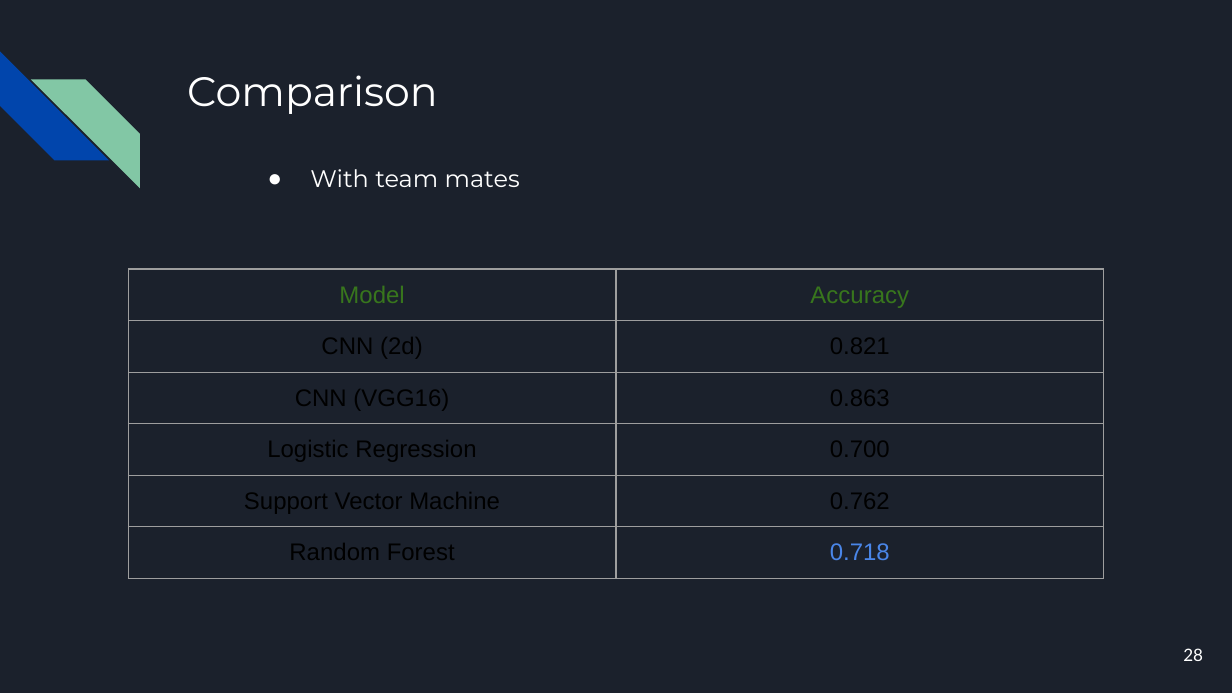
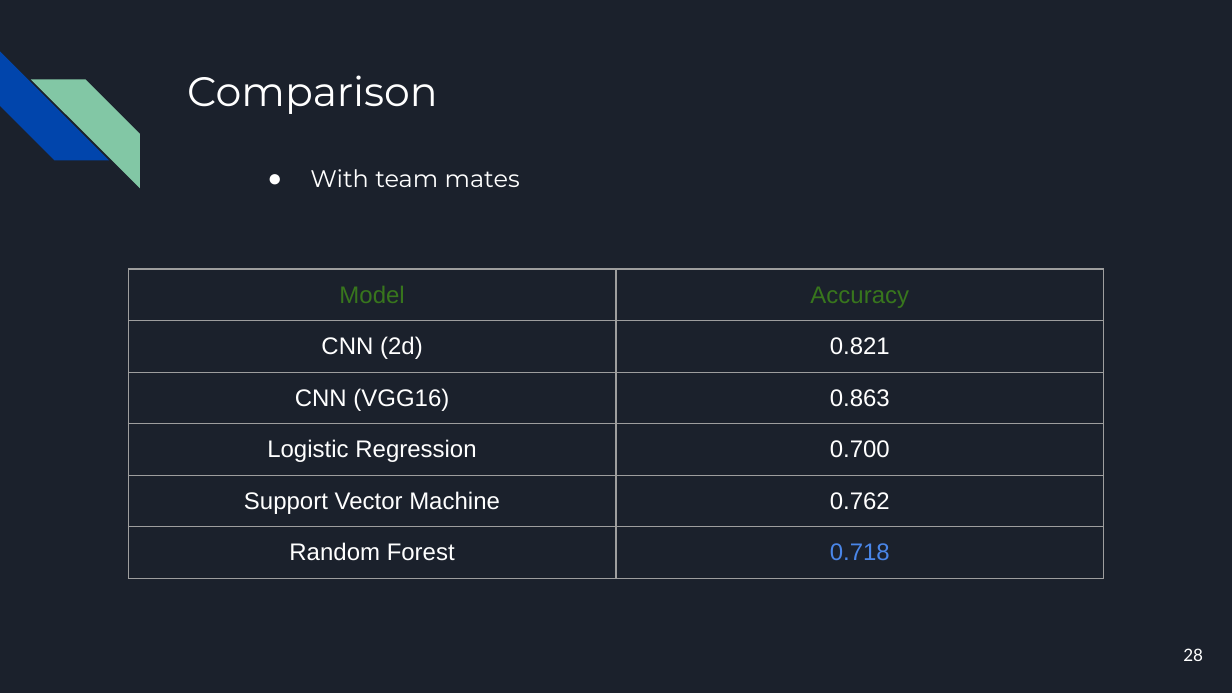
Before and after one commit to juneju-darad/CSE465, a slide deck: slide 28 of M. J. Darad # 1620520042/465_final_project.pptx. Drawn at 1232x693 pixels with LibreOffice and Linux fonts; fonts in the diff are those of the drawing. Boxes give left, top, right and bottom in pixels: in the first picture for what was removed or moved away, otherwise in the second. Text is boxed around its words. In the diff, an @@ line names an element or a change of style, - is before the commit and + after.

```diff
--- a/M. J. Darad # 1620520042/465_final_project.pptx
+++ b/M. J. Darad # 1620520042/465_final_project.pptx
@@ table at (128, 269, 1104, 673) @@
@@ text colour #000000 to #FFFFFF in "CNN (2d)", "0.821", "CNN (VGG16)", "0.863" and 5 more places @@
```
Also in this commit, not shown: 1 other slide changed.
